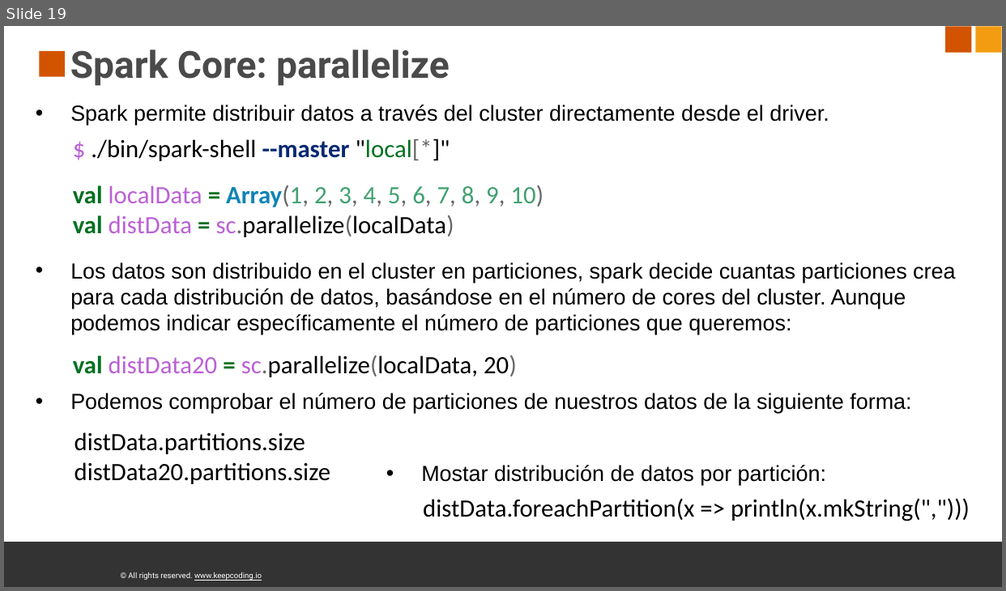
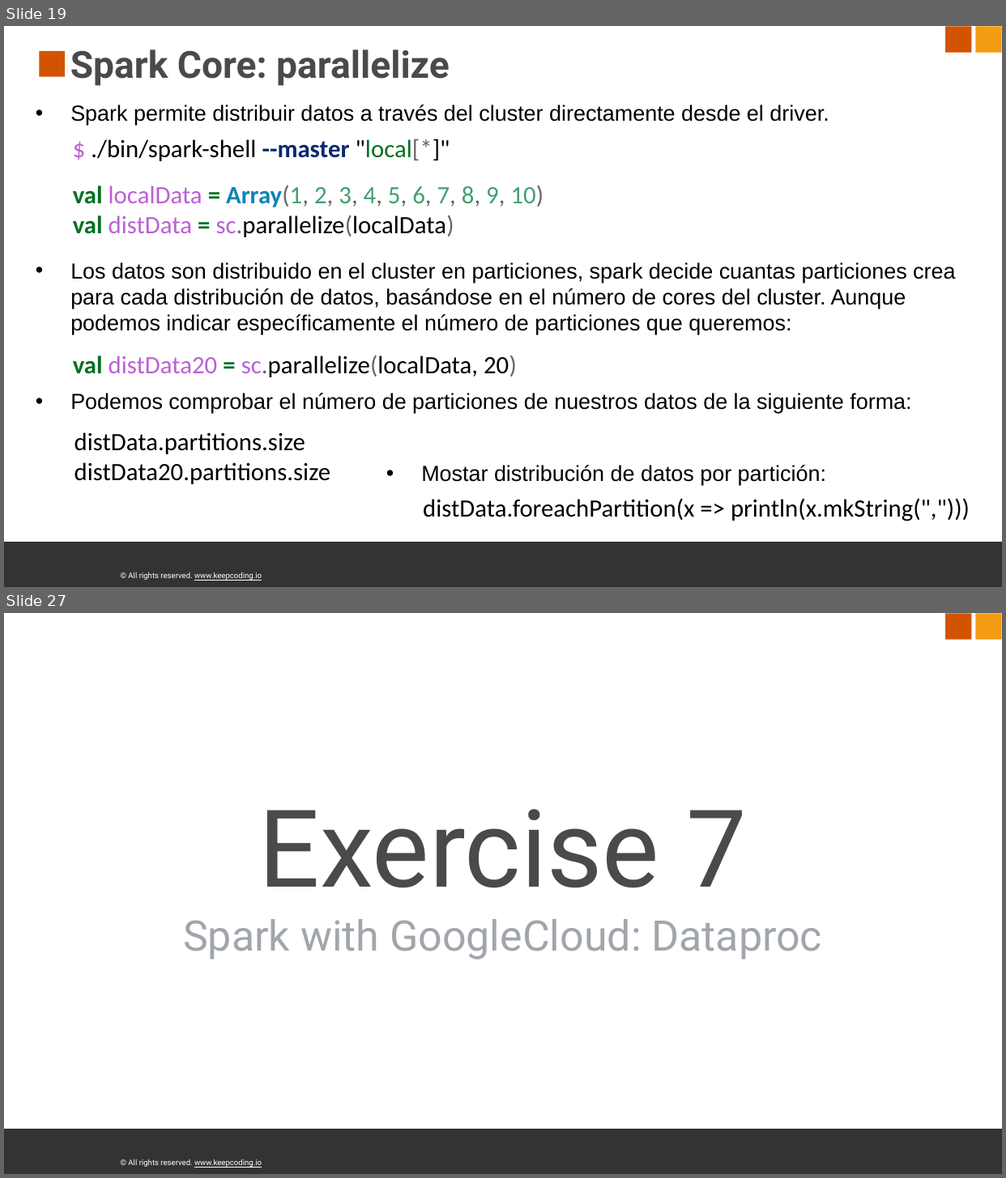
Before and after one commit to frisinacho/big-data-processing-spark-y-scala, a slide deck: sources/spark_core.pptx. Shown one above the other, each under a label of ours: slide 19 before the commit, slides 19 and 27 after it; the slides between them are not shown. The pictures are 1006x591 and 1006x1178 pixels, drawn with LibreOffice and Linux fonts; fonts in the diff are those of the drawing; background and template pictures are left out. Boxes give left, top, right and bottom in pixels: in the first picture for what was removed or moved away, otherwise in the second. Text is boxed around its words. In the diff, an @@ line names an element or a change of style, - is before the commit and + after.

Commit message:
exercise01

```diff
--- a/sources/spark_core.pptx
+++ b/sources/spark_core.pptx
@@ slide 27 added at box(4, 613, 1002, 1174), background #FFFFFF; not listed: 4 template elements that a slide beside it also shows @@
@@ title added at box(183, 809, 823, 960), 54 pt, text #A1A6AC @@
+Exercise 7
+Spark with GoogleCloud: Dataproc
```
Also in this commit, not shown: 1 slide changed, 6 other slides added, 7 other files.
